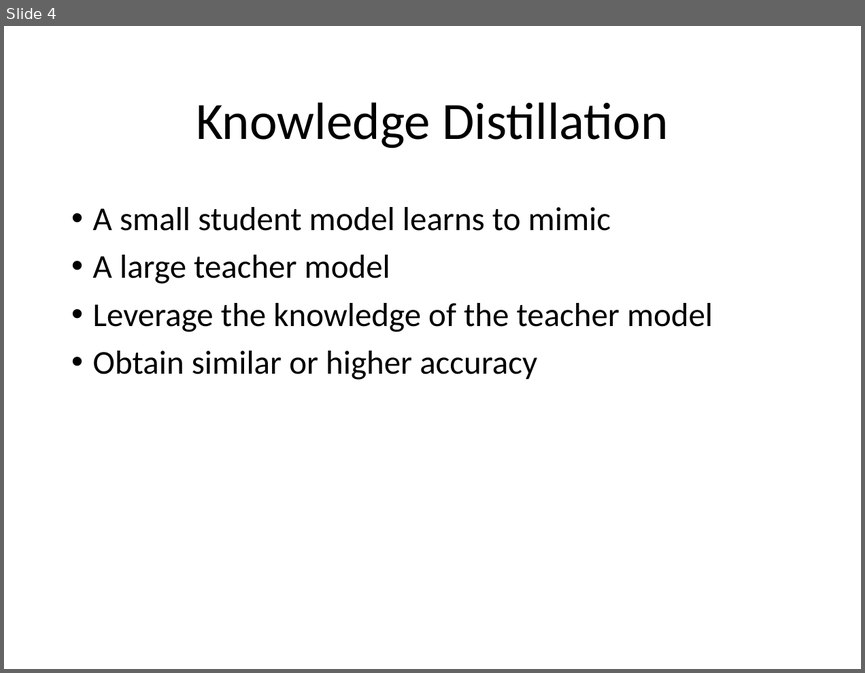
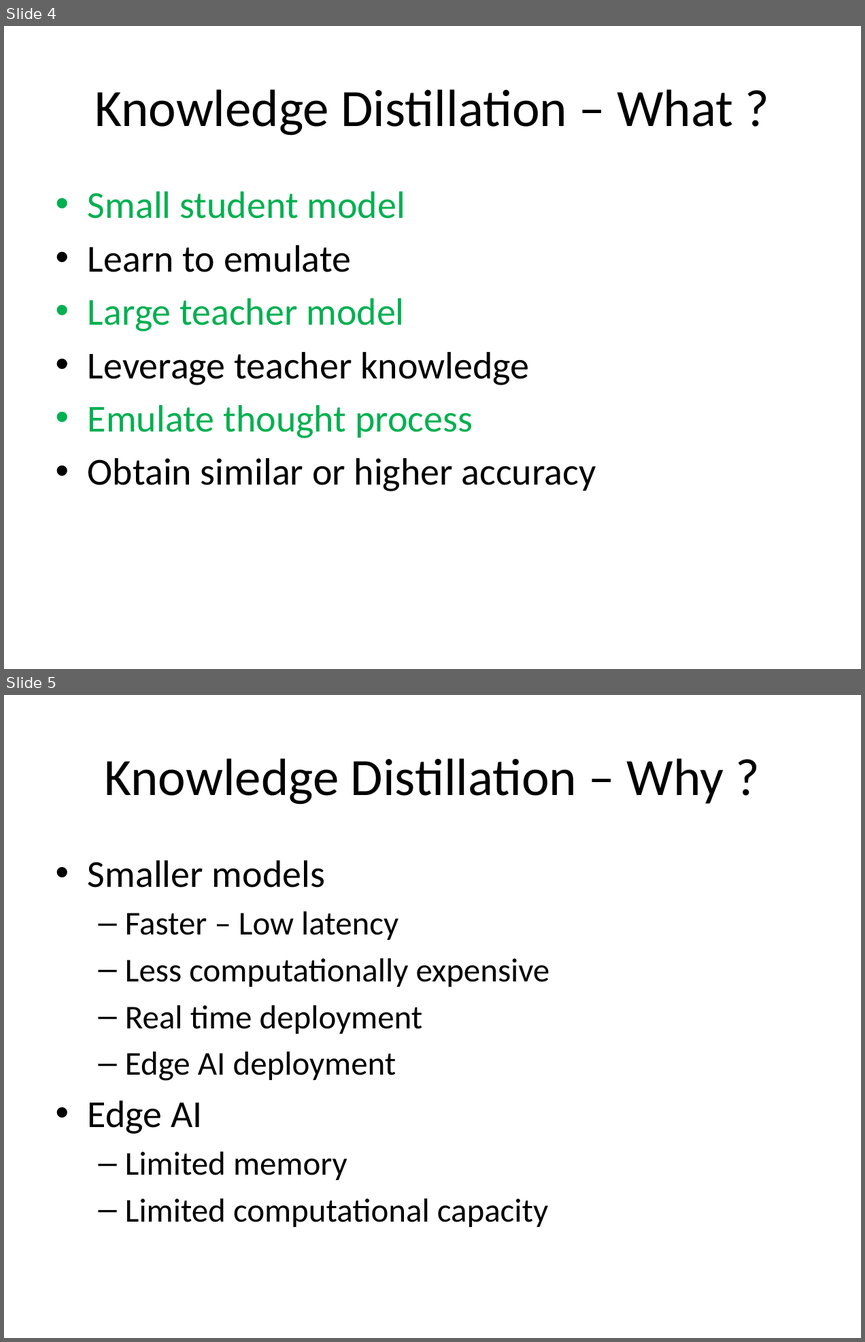
Before and after one commit to look4pritam/KnowledgeDistillation, a slide deck: Presentations/KnowledgeDistillation.pptx. Shown one above the other, each under a label of ours: slide 4 before the commit, slides 4 and 5 after it. The pictures are 865x673 and 865x1342 pixels, drawn with LibreOffice and Linux fonts; fonts in the diff are those of the drawing. Boxes give left, top, right and bottom in pixels: in the first picture for what was removed or moved away, otherwise in the second. Text is boxed around its words. In the diff, an @@ line names an element or a change of style, - is before the commit and + after.

```diff
--- a/Presentations/KnowledgeDistillation.pptx
+++ b/Presentations/KnowledgeDistillation.pptx
@@ slide 5 added at (4, 695, 861, 1338), background #FFFFFF @@
@@ title added at (105, 758, 723, 804), 44 pt, text #000000 @@
+Knowledge Distillation – Why ?
@@ text added at (88, 860, 550, 1227), 28 pt, text #000000 @@
+• Smaller models
+  – Faster – Low latency
+  – Less computationally expensive
+  – Real time deployment
+  – Edge AI deployment
+• Edge AI
+  – Limited memory
+  – Limited computational capacity
@@ slide 4 changed as well @@
@@ title at (94, 89, 733, 135): text changed @@
-Knowledge Distillation
+Knowledge Distillation – What ?
@@ text "Small student model": place and size @@
-text "Small student model" at (93, 207, 713, 380)
+text "Small student model" at (88, 191, 596, 491)
@@ text at (88, 191, 529, 438): text changed; size 28 to 32 pt; text colour #000000 to #00B050 @@
-• A small student model learns to mimic
-• A large teacher model
-• Leverage the knowledge of the teacher model
+• Small student model
+• Learn to emulate
+• Large teacher model
+• Leverage teacher knowledge
+• Emulate thought process
@@ text at (88, 458, 596, 491): size 28 to 32 pt in "Obtain similar or higher accuracy"; indent changed; line spacing 0.9 to 1; less space between paragraphs @@
```
Also in this commit, not shown: 9 other slides changed, 16 other slides added, 12 slides removed.
